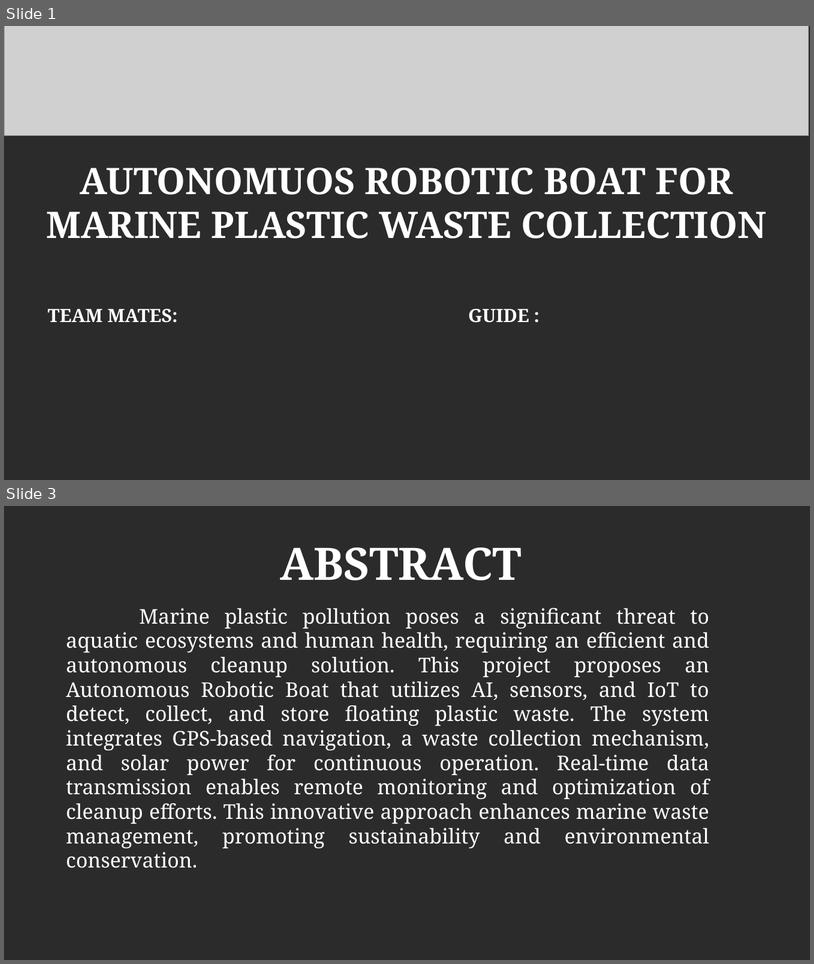
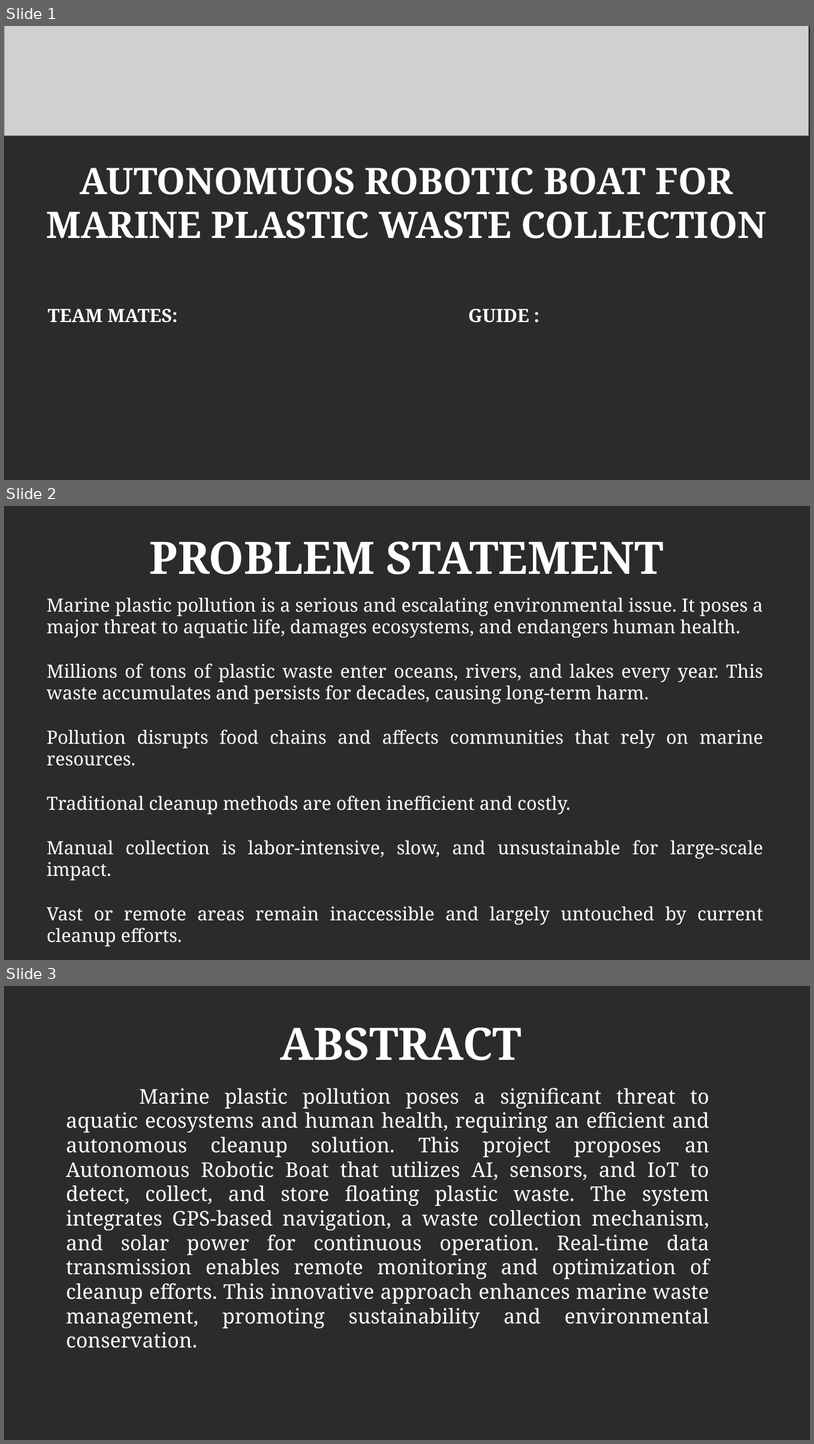
Before and after one commit to partha235/sea_plastic, a slide deck: zeroth_review.odp. Shown one above the other, each under a label of ours: slides 1 and 3 before the commit, slides 1, 2 and 3 after it; the slides between them are not shown. The pictures are 814x964 and 814x1444 pixels, drawn with LibreOffice and Linux fonts; fonts in the diff are those of the drawing; grey boxes stand for pictures; background and template pictures are left out; a plain dark background stands for a picture behind light text. Boxes give left, top, right and bottom in pixels: in the first picture for what was removed or moved away, otherwise in the second. Text is boxed around its words. In the diff, an @@ line names an element or a change of style, - is before the commit and + after.

```diff
--- a/zeroth_review.odp
+++ b/zeroth_review.odp
@@ slide 2 added at [4, 506, 810, 960], background picture (left out) @@
@@ title added at [150, 541, 664, 574], 44 pt, text #FFFFFF, bold @@
+PROBLEM STATEMENT
@@ text added at [47, 598, 764, 946], 18 pt, text #FFFFFF @@
+Marine plastic pollution is a serious and escalating environmental issue. It poses a major threat to aquatic life, damages ecosystems, and endangers human health.
+Millions of tons of plastic waste enter oceans, rivers, and lakes every year. This waste accumulates and persists for decades, causing long-term harm.
+Pollution disrupts food chains and affects communities that rely on marine resources.
+Traditional cleanup methods are often inefficient and costly.
+Manual collection is labor-intensive, slow, and unsustainable for large-scale impact.
+Vast or remote areas remain inaccessible and largely untouched by current cleanup efforts.
```
Also in this commit, not shown: 7 slides changed, 1 slide removed, 7 other files.
